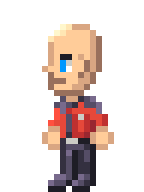
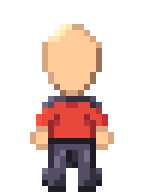
Layer changes from the first 144px x 192px image to the second:
renamed "back" to "up", showed the group it (26 layers) over [30,24,102,192]
renamed "back head" to "upHead", moved it above "upArms" over [42,24,102,96]
renamed "back narrow arms 0" to "idleUpArms0", moved it into group "upArms" over [30,96,102,150]
renamed "back narrow body" to "upBody", moved it into group "up" over [48,96,96,138]
hid group "left" (26 layers) over [30,24,102,192]
removed group "left body" (2 layers) from group "left" over [60,96,96,138]
renamed "left narrow body stripe" to "leftBody", moved it into group "left" over [60,96,96,138]
